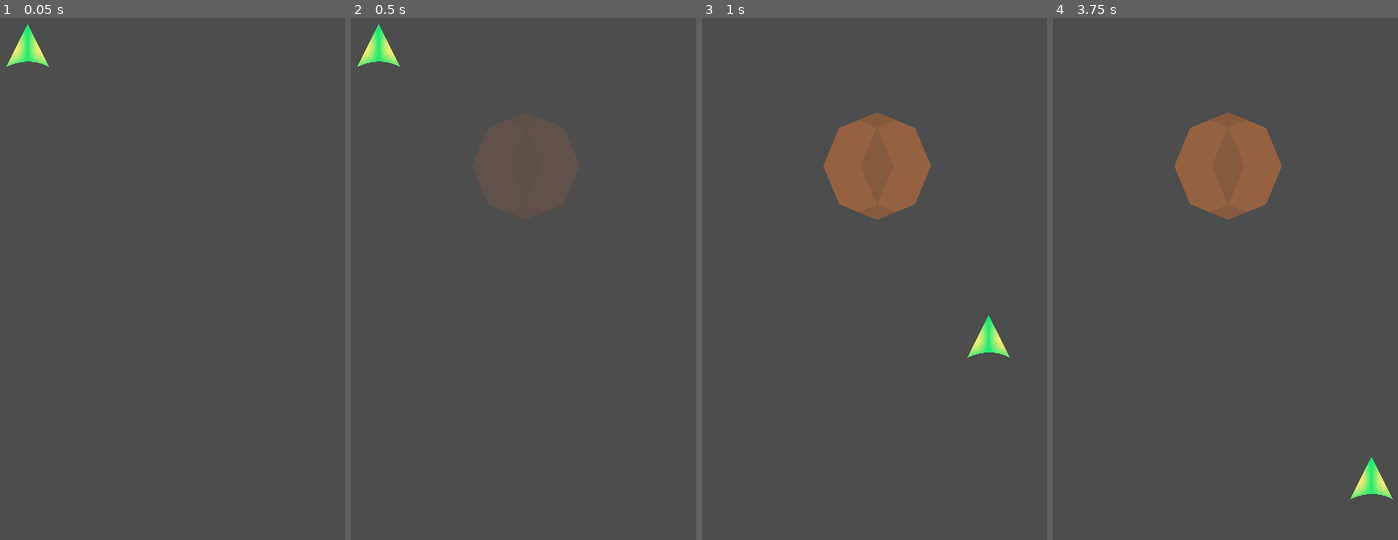
Above: before the commit, frames 1-4 (left to right).
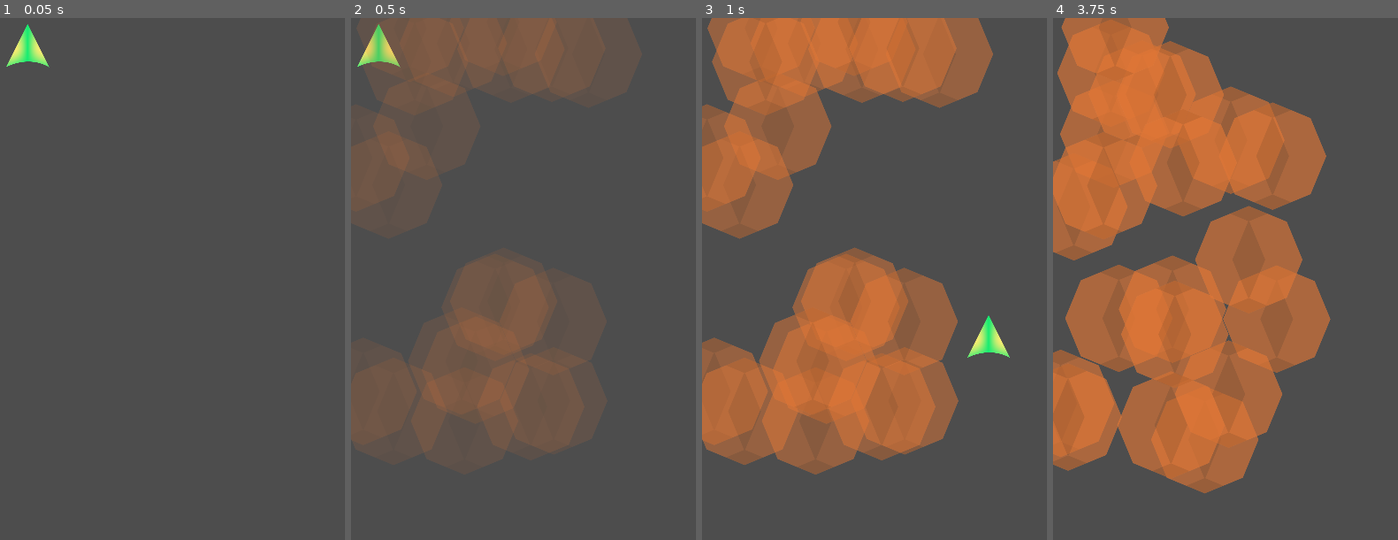
Above: after the commit, the same moments.

Repository: youngjaeahn1995/shapeship-run
Game: Godot game, scene res://Main.tscn
Same seed, same stepped clock (60 frames per second), same inputs: the game is played once before the commit and once after it.
Inputs (mouse positions are in pixels of both pictures, inside the frame that each line leads up to):
- Up to frame 1 (0.05 s): no input
- Up to frame 2 (0.5 s): no input
- Up to frame 3 (1 s): move the mouse to (988, 336) at 0.52 s; click (988, 336) at 0.67 s
- Up to frame 4 (3.75 s): move the mouse to (1173, 409) at 1.27 s; click (1173, 409) at 1.42 s; move the mouse to (1291, 216) at 2.02 s; click (1291, 216) at 2.17 s; move the mouse to (1232, 513) at 2.77 s; click (1232, 513) at 2.92 s; move the mouse to (1370, 477) at 3.52 s; click (1370, 477) at 3.67 s

Frame 1 is identical in both runs. In frame 2, 27% of the frame differs, in the area x 0-74%, y 0-84%; in frame 3, 47%; in frame 4, 51%, in the area x 0-99%, y 0-93%.

Commit message:
Finished randomizing octogons for fading polygon obstacle

Diff:
--- a/Main.tscn
+++ b/Main.tscn
@@ -1,11 +1,10 @@
 [gd_scene load_steps=3 format=3 uid="uid://l8x1dcan4ojy"]
 
 [ext_resource type="PackedScene" uid="uid://b0jbsah8o2sx4" path="res://scenes/character/character.tscn" id="1_0cif6"]
-[ext_resource type="PackedScene" uid="uid://be0u5attgagen" path="res://scenes/obstacles/octogon.tscn" id="2_8ogai"]
+[ext_resource type="PackedScene" uid="uid://rpjgushnmywh" path="res://scenes/obstacles/fading_polygon.tscn" id="2_5w41c"]
 
 [node name="Main" type="Node2D"]
 
-[node name="Octogon" parent="." instance=ExtResource("2_8ogai")]
-position = Vector2(317, 268)
+[node name="Character" parent="." instance=ExtResource("1_0cif6")]
 
-[node name="Character" parent="." instance=ExtResource("1_0cif6")]
+[node name="fading_polygon" parent="." instance=ExtResource("2_5w41c")]
--- a/scenes/obstacles/fading_polygon.gd
+++ b/scenes/obstacles/fading_polygon.gd
@@ -2,9 +2,11 @@
 
 @export var instance_scene: PackedScene
 var instance_num: int = 20
+var screen_size: Vector2i
 
 # Called when the node enters the scene tree for the first time.
 func _ready():
+	screen_size = get_viewport().get_size()
 	spawn_instances()
 
 # Called every frame. 'delta' is the elapsed time since the previous frame.
@@ -12,12 +14,18 @@
 	pass
 
 func spawn_instances():
-	var screen_size = get_viewport().get_size()
-
 	for i in range(instance_num):
 		var instance = instance_scene.instantiate()
 		add_child(instance)
+		instance.tween_completed.connect(self._tween_completed)
 
 		var random_x = randf_range(0, screen_size.x)
 		var random_y = randf_range(0, screen_size.y)
 		instance.position = Vector2(random_x, random_y)
+
+func _tween_completed(instance):
+	var random_x = randf_range(0, screen_size.x)
+	var random_y = randf_range(0, screen_size.y)
+
+	instance.position = Vector2(random_x, random_y)
+	instance.restart_tween()
--- a/scenes/obstacles/octogon.gd
+++ b/scenes/obstacles/octogon.gd
@@ -1,4 +1,6 @@
 extends Area2D
+
+signal tween_completed(instance)
 
 var duration = 1.5 : set = set_fade_duration
 var tween: Tween
@@ -13,11 +15,14 @@
 
 func start_tween():
 	tween = create_tween()
-	tween.set_loops()
 	tween.tween_callback(func(): $CollisionPolygon2D.disabled = true)
 	tween.tween_property($Sprite2D, "modulate", Color(1, 1, 1, 1), duration).set_trans(Tween.TRANS_SINE).set_ease(Tween.EASE_IN)
 	tween.tween_callback(func(): $CollisionPolygon2D.disabled = false)
 	tween.tween_property($Sprite2D, "modulate", Color(1, 1, 1, 0), 0.5).set_trans(Tween.TRANS_QUINT).set_ease(Tween.EASE_IN_OUT)
+	tween.tween_callback(func(): tween_completed.emit(self))
 
 func set_fade_duration(duration):
 	duration = duration
+
+func restart_tween():
+	start_tween()
